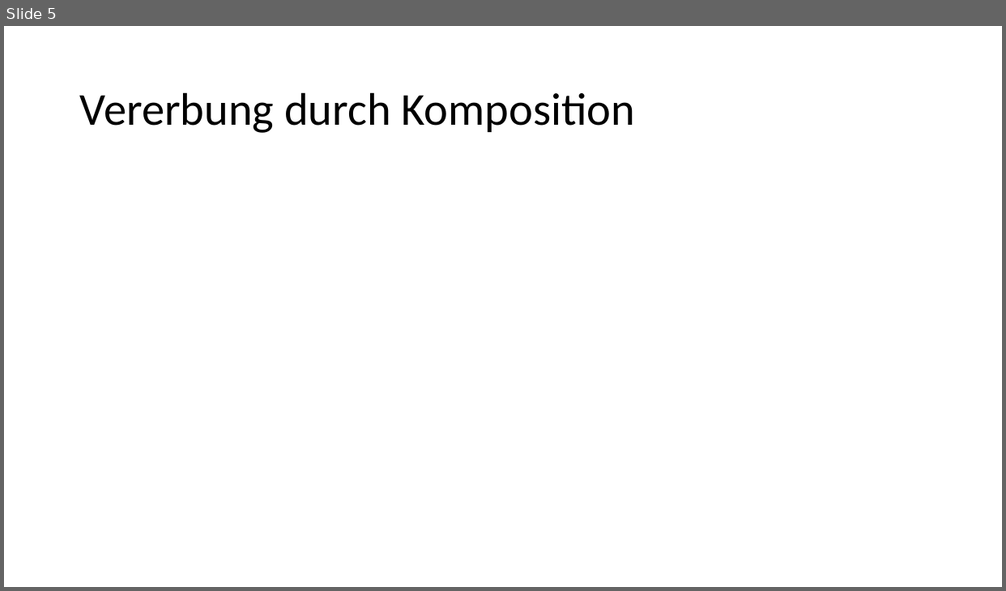
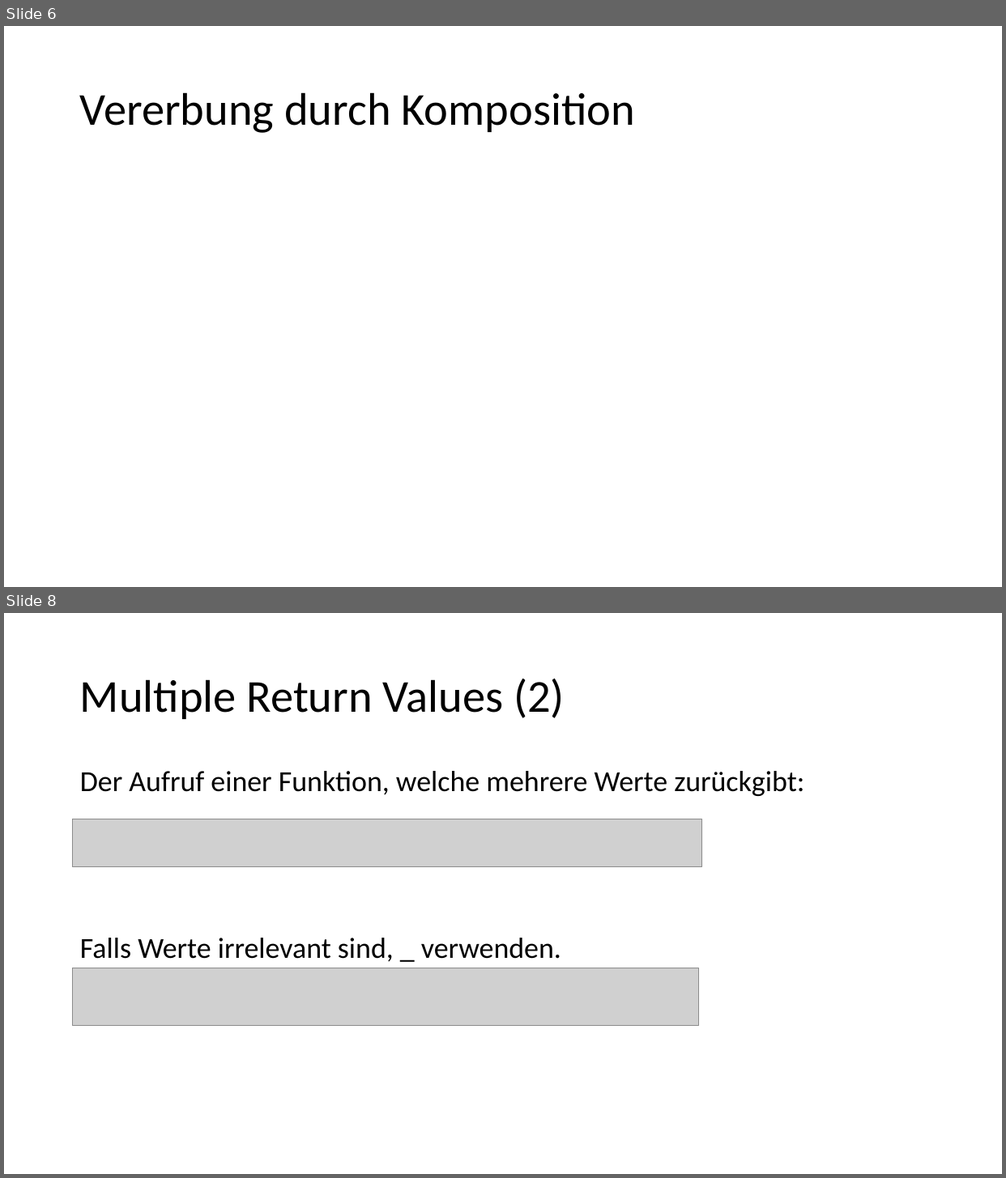
Before and after one commit to alexsuter/golang-experience, a slide deck: presi/presi.pptx. Shown one above the other, each under a label of ours: slide 5 before the commit, slides 6 and 8 after it; the slides between them are not shown. The pictures are 1006x591 and 1006x1178 pixels, drawn with LibreOffice and Linux fonts; fonts in the diff are those of the drawing; grey boxes stand for pictures. Boxes give left, top, right and bottom in pixels: in the first picture for what was removed or moved away, otherwise in the second. Text is boxed around its words. In the diff, an @@ line names an element or a change of style, - is before the commit and + after.

```diff
--- a/presi/presi.pptx
+++ b/presi/presi.pptx
@@ slide 8 added at [4, 613, 1002, 1174], background #FFFFFF @@
@@ title added at [80, 679, 565, 719], 44 pt, text #000000 @@
+Multiple Return Values (2)
@@ text added at [80, 771, 804, 962], 28 pt, text #000000 @@
+Der Aufruf einer Funktion, welche mehrere Werte zurückgibt:
+Falls Werte irrelevant sind, _ verwenden.
@@ picture added at [73, 819, 701, 867] @@
@@ picture added at [73, 968, 699, 1025] @@
@@ what was slide 5 is now slide 6 @@
```
Also in this commit, not shown: 6 slides changed, 2 other slides added, 1 slide removed.
